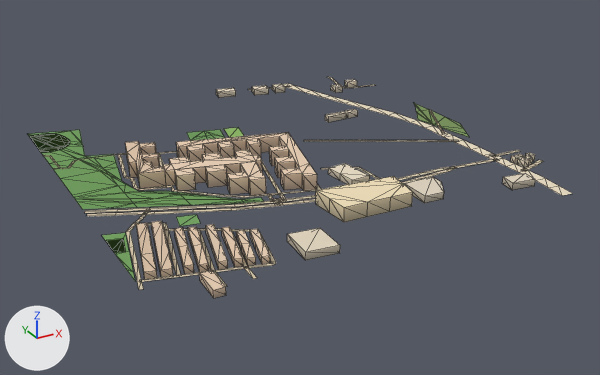
An edit to the glTF model public/assets/bengaluru-region-v1/tiles/t-18_-37-l0.glb, drawn before and after from the same camera.
Rendered twice from a camera (50 mm lens) standing at (-9175.0, -19063.0, 359.0) and looking at (-8743.0, -18279.0, -34.0). Arrows for +X, +Y and +Z are at lower left; the lights stay in place. The picture after the commit comes second. Mesh edges are drawn as thin lines.

The older version as bpy lines, for what is in view:
```python
me_building = bpy.data.meshes.new('building')
me_building.from_pydata(...)  # 442 vertices, 596 faces; spans x 8.0..494.0, y -11.0..504.0, z 0.0..18.0
me_building.materials.append(mat_building)
me_ground = bpy.data.meshes.new('ground')
me_ground.from_pydata(...)  # 594 vertices, 560 faces; spans x -2.0..501.0, y -1.0..502.0, z 1.0
me_ground.materials.append(mat_ground)
# before: 8 (67.0, 28.0, 1.0) at pixel (215, 271), 9 (63.0, 29.0, 1.0), 10 (65.0, 0.0, 1.0) at pixel (227, 286), 11 (61.0, 0.0, 1.0), 406 (-2.0, 30.0, 1.0) at pixel (138, 289)
# before: 407 (2.0, 29.0, 1.0) at pixel (143, 289)
ob_building = bpy.data.objects.new('building', me_building)
ob_building.location = (-9000.0, -18500.0, 0.0)
ob_ground = bpy.data.objects.new('ground', me_ground)
ob_ground.location = (-9000.0, -18500.0, 0.0)
```
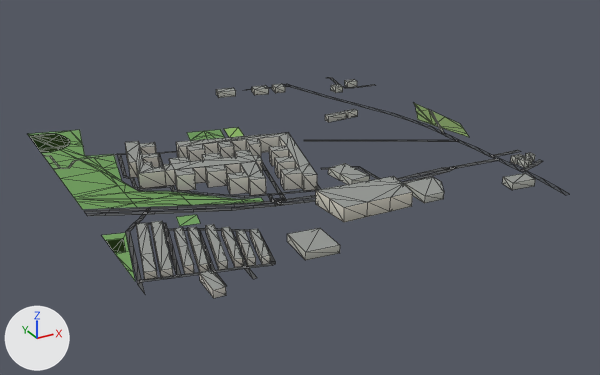
What differs and where, as boxes [x1, y1, x2, y2] in the pictures (600 x 375 px; the box of a moved part takes in the faces that stretch with it):
'ground', reshaped
    before: [28, 77, 573, 290]
    after: [28, 77, 569, 294]
part 1 of me_building, recoloured (beige to light grey)
    both: [125, 79, 535, 298]
part 2 of me_ground, rebuilt
    before: [283, 83, 501, 160]
    after: [283, 84, 500, 160]
part 3 of me_ground, rebuilt (9% narrower)
    before: [494, 158, 573, 196]
    after: [497, 159, 569, 195]
part 4 of me_ground, moved or reshaped
    before: [137, 272, 227, 290]
    after: [137, 271, 227, 294]
part 5 of me_ground, moved or reshaped
    both: [43, 110, 543, 216]
part 6 of me_ground, recoloured
    both: [43, 78, 543, 289]

The change, as a list of edits to the scene's bpy script:
```text
Change me_building:
    used by ob_building; location = (-9000.0, -18500.0, 0.0)
    remove me_building.from_pydata(...)  # 442 vertices, 596 faces; spans x 8.0..494.0, y -11.0..504.0, z 0.0..18.0
    add me_building.from_pydata(...)  # 442 vertices, 750 faces; spans x 8.0..494.0, y -11.0..504.0, z 0.0..18.0
    me_building part 1: 596 kept faces spanning x 8.0..494.0, y -11.0..504.0, z 0.0..18.0 get new vertex colours; the middle colour goes from beige #d2b9a3 to light grey #c5c3ba
    edits to the shape of me_building do not show in these pictures
Change me_ground:
    used by ob_ground; location = (-9000.0, -18500.0, 0.0)
    verts and faces of me_ground; kept vertices keep their numbers, new ones are numbered from 594
    remove me_ground.from_pydata(...)  # 594 vertices, 560 faces; spans x -2.0..501.0, y -1.0..502.0, z 1.0
    add me_ground.from_pydata(...)  # 598 vertices, 564 faces; spans x 0.0..500.0, y 0.0..500.0, z 1.0
    me_ground part 2: the loose piece of 32 vertices spanning x 377.0..466.0, y 112.0..501.0, z 1.0 is rebuilt with 32 vertices and now spans x 381.0..463.0, y 113.0..500.0, z 1.0
    me_ground part 3: the loose piece of 12 vertices spanning x 448.0..467.0, y -1.0..113.0, z 1.0 is rebuilt with 12 vertices and now spans x 452.0..463.0, y 0.0..113.0, z 1.0
    me_ground part 4
    add delete_faces([(8, 9, 11), (8, 11, 10)])
    add verts[406] = (0.0, 39.0, 1.0)  # moved, pixel (137, 284)
    add verts[407] = (0.0, 20.0, 1.0)  # moved, pixel (145, 294)
    add faces += [(8, 9, 10), (9, 11, 10)]
    me_ground part 5
    10 vertices are removed from x -1.0..501.0, y 120.0..298.0, z 1.0
    12 faces are deleted
    4 vertices in x 1.0..104.0, y 218.0..380.0, z 1.0 move by (-1.0, 1.0, 0.0)
    3 vertices in x 67.0..106.0, y 223.0..335.0, z 1.0 move by (1.0, -1.0, 0.0)
    13 vertices move from x -1.0..501.0, y 83.0..378.0, z 1.0 to x 0.0..500.0, y 82.0..378.0, z 1.0
    10 vertices are added at x 0.0..500.0, y 120.0..300.0, z 1.0
    12 new faces join them
    me_ground part 6: 289 kept faces spanning x 0.0..500.0, y 0.0..495.0, z 1.0 get new vertex colours; the middle colour goes from beige #d7c9ae to dark grey #535556
    other edits to the shape of me_ground do not show in these pictures
```
